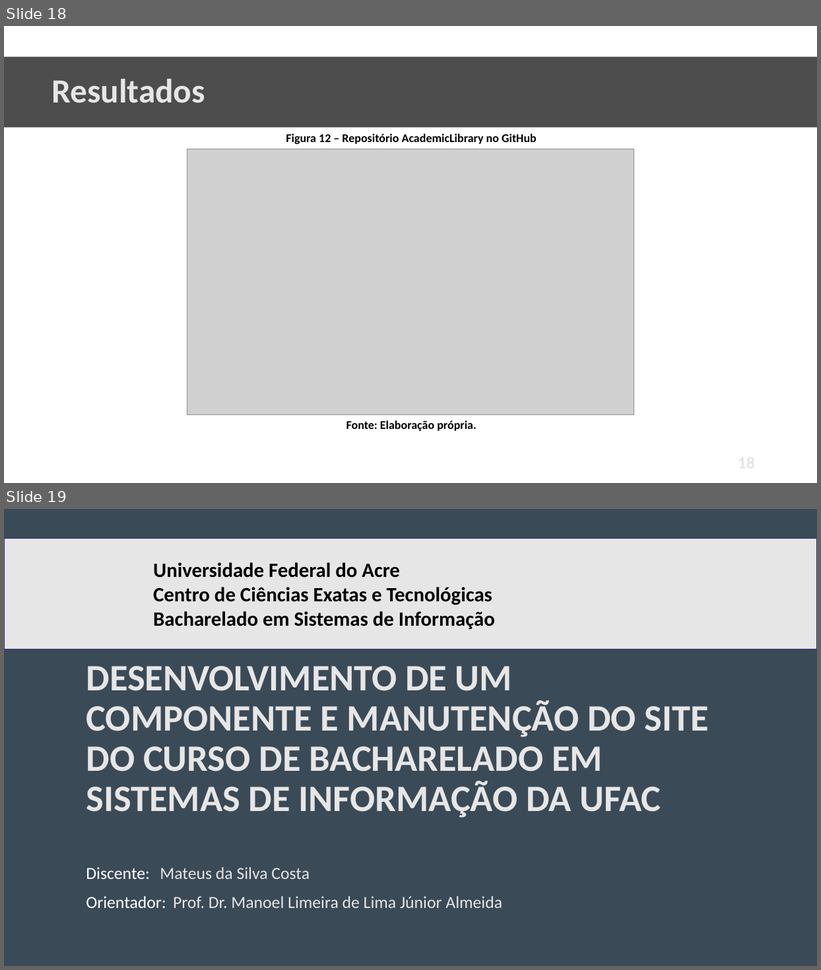
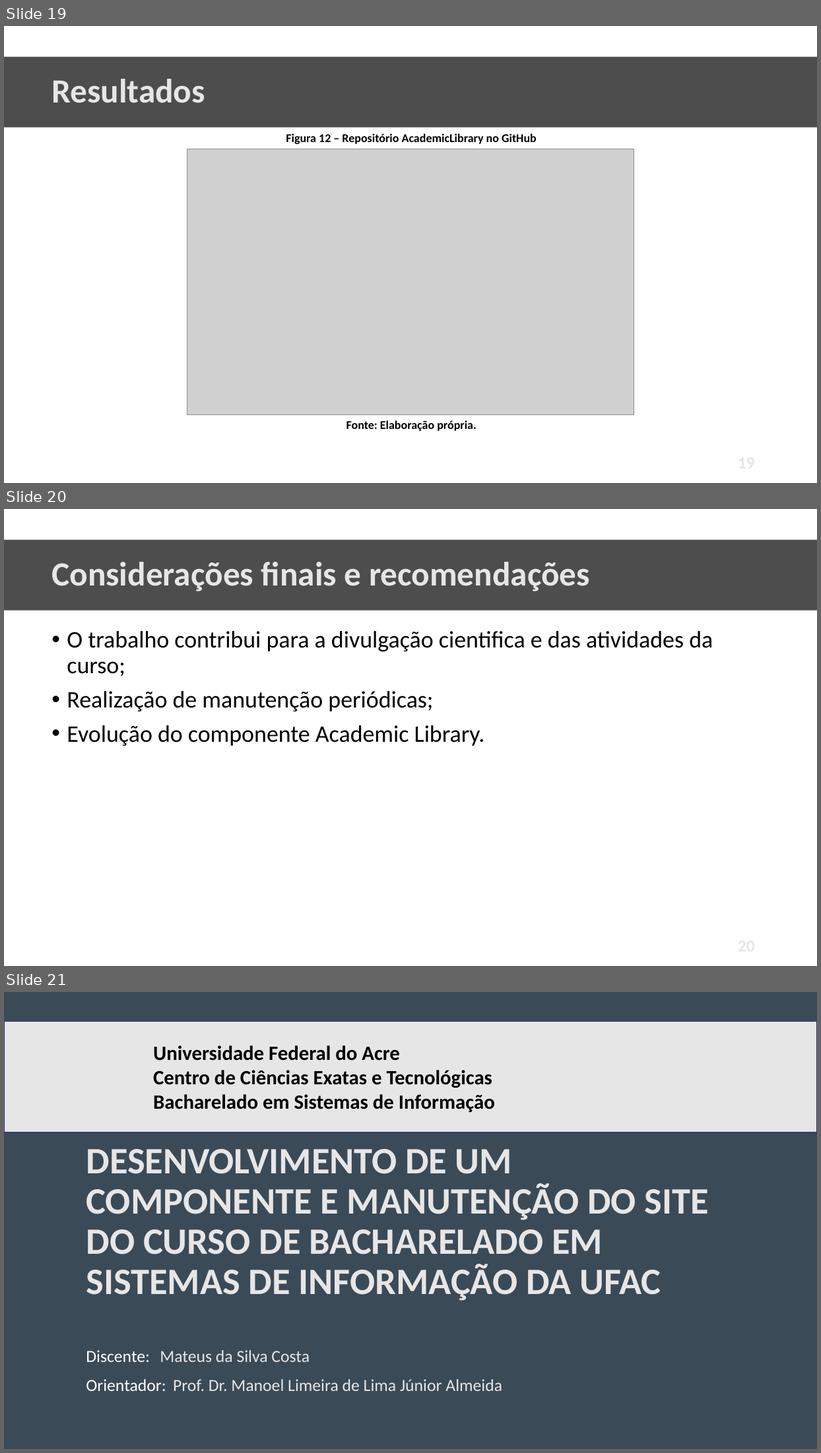
Before and after one commit to mscmateus/relatorio-estagio, a slide deck: Relatório de Estagio/Apresentação.pptx. Shown one above the other, each under a label of ours: slides 18 and 19 before the commit, slides 19, 20 and 21 after it. The pictures are 821x970 and 821x1453 pixels, drawn with LibreOffice and Linux fonts; fonts in the diff are those of the drawing; grey boxes stand for pictures; background and template pictures are left out. Boxes give left, top, right and bottom in pixels: in the first picture for what was removed or moved away, otherwise in the second. Text is boxed around its words. In the diff, an @@ line names an element or a change of style, - is before the commit and + after.

```diff
--- a/Relatório de Estagio/Apresentação.pptx
+++ b/Relatório de Estagio/Apresentação.pptx
@@ slide 20 added at [4,509,817,966], background picture (left out); not listed: 1 template element that a slide beside it also shows @@
@@ title added at [52,562,590,591], 40 pt, text #E7E6E6, bold @@
+Considerações finais e recomendações
@@ text added at [67,631,713,746], 28 pt, text #000000 @@
+• O trabalho contribui para a divulgação cientifica e das atividades da curso;
+• Realização de manutenção periódicas;
+• Evolução do componente Academic Library.
@@ page number added at [579,933,762,957], 20 pt, text #E7E6E6, bold @@
+20
@@ what was slide 18 is now slide 19 @@
@@ page number at [579,450,762,474]: text changed @@
-18
+19
@@ what was slide 19 is now slide 21 @@
```
Also in this commit, not shown: 2 slides changed, 1 other slide added.
